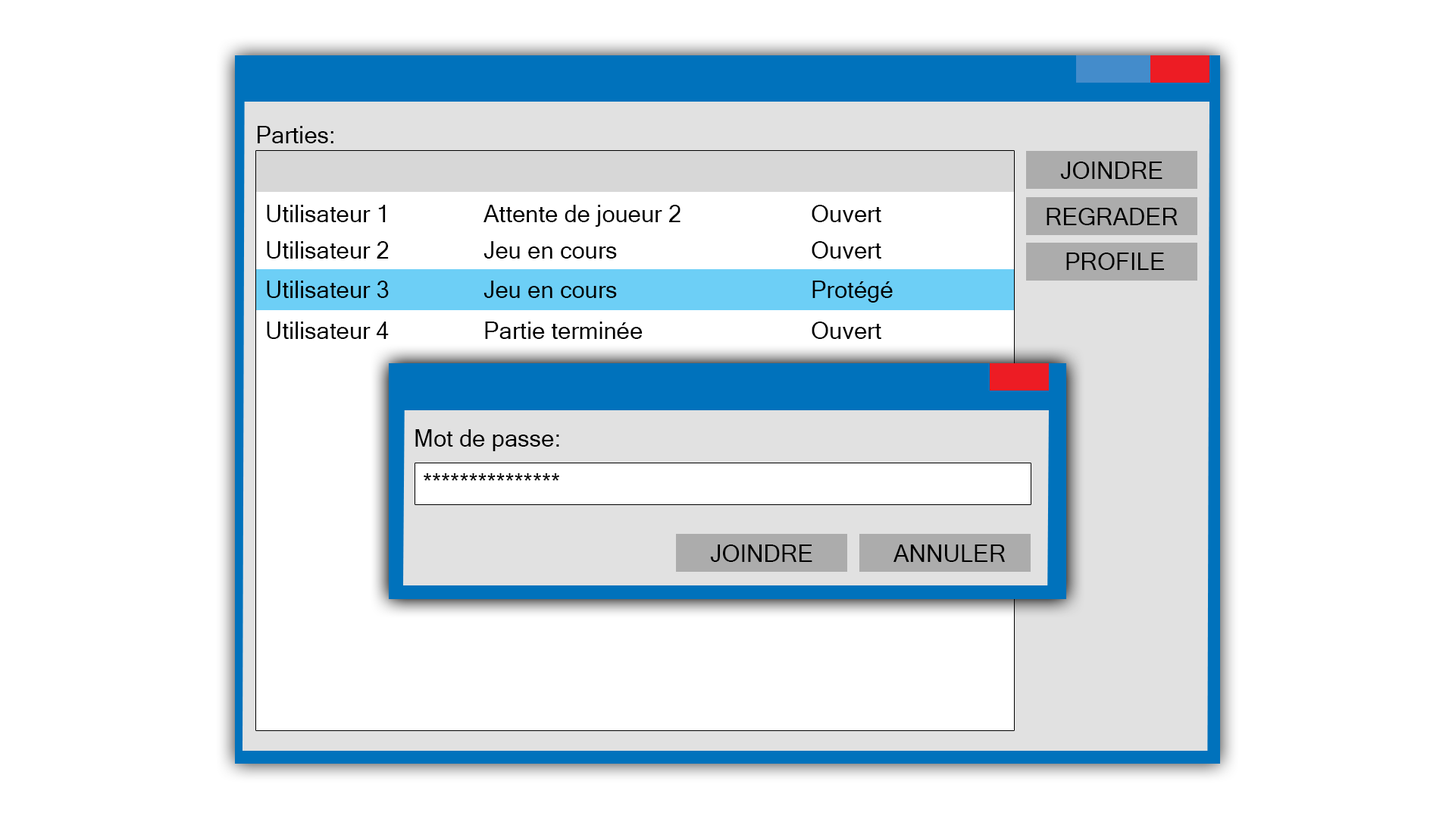
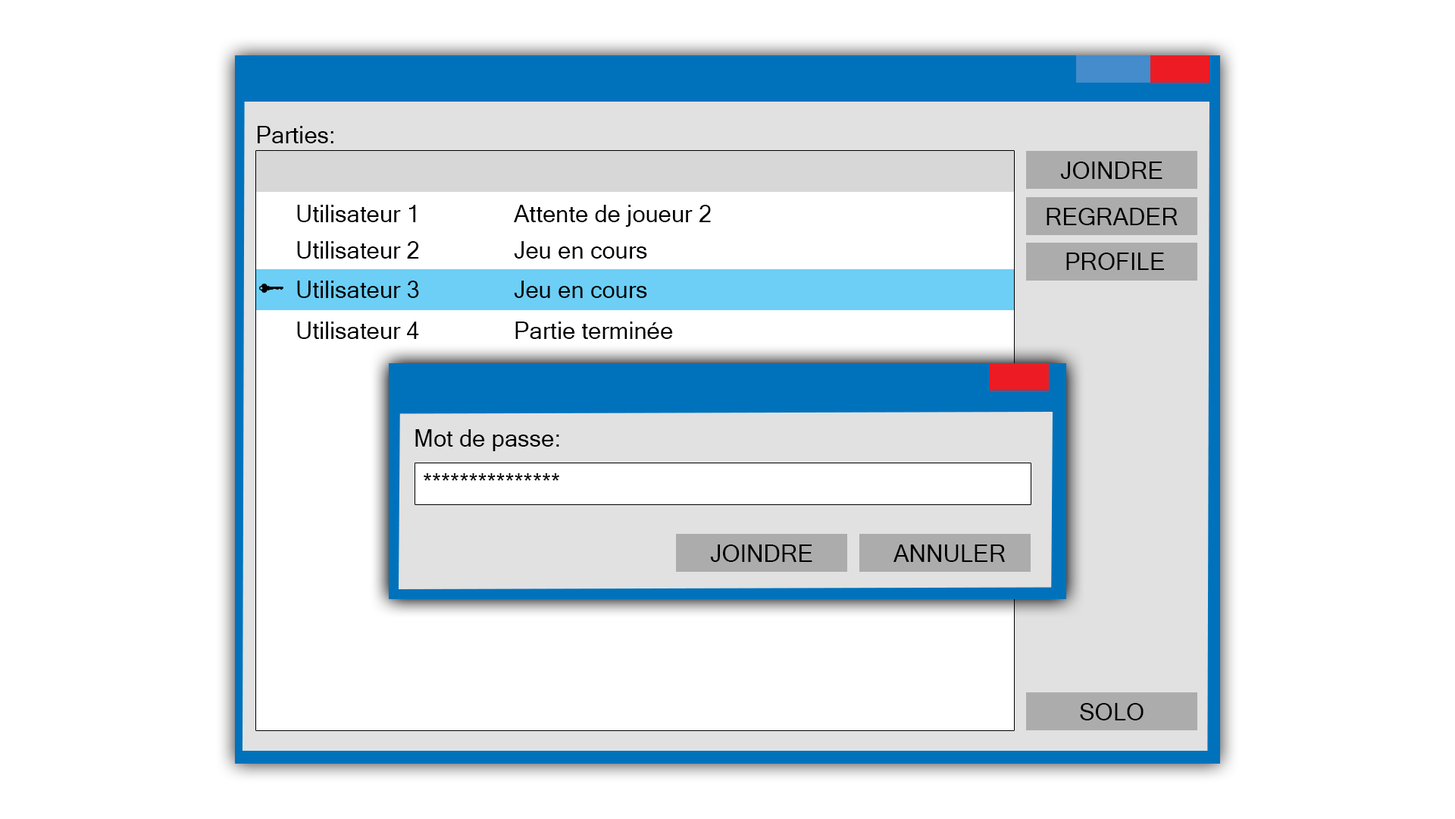
Layer changes from the first 1455×819 image to the second:
painted on "Rectangle 2 copy" over [left=398, top=410, right=1053, bottom=589]
renamed "Utilisateur 4 Partie terminée Ouvert" to "Utilisateur 4 Partie terminée", painted on it over [left=266, top=321, right=882, bottom=339]
renamed "Utilisateur 3 Jeu en cours Protégé" to "Utilisateur 3 Jeu en cours", painted on it over [left=266, top=280, right=893, bottom=303]
added layer "Shape 1" above "Utilisateur 2 Jeu en cours" over [left=259, top=283, right=284, bottom=293]
renamed "Utilisateur 2 Jeu en cours Ouvert" to "Utilisateur 2 Jeu en cours", painted on it over [left=266, top=241, right=882, bottom=259]
renamed "Utilisateur 1 Attente de joueur 2 Ouvert" to "Utilisateur 1 Attente de joueur 2", painted on it over [left=266, top=204, right=882, bottom=227]
added layer "SOLO" above "Rectangle 6 copy 5" over [left=1080, top=702, right=1144, bottom=721]
added layer "Rectangle 6 copy 5" above "PROFILE" over [left=1026, top=692, right=1198, bottom=730]
